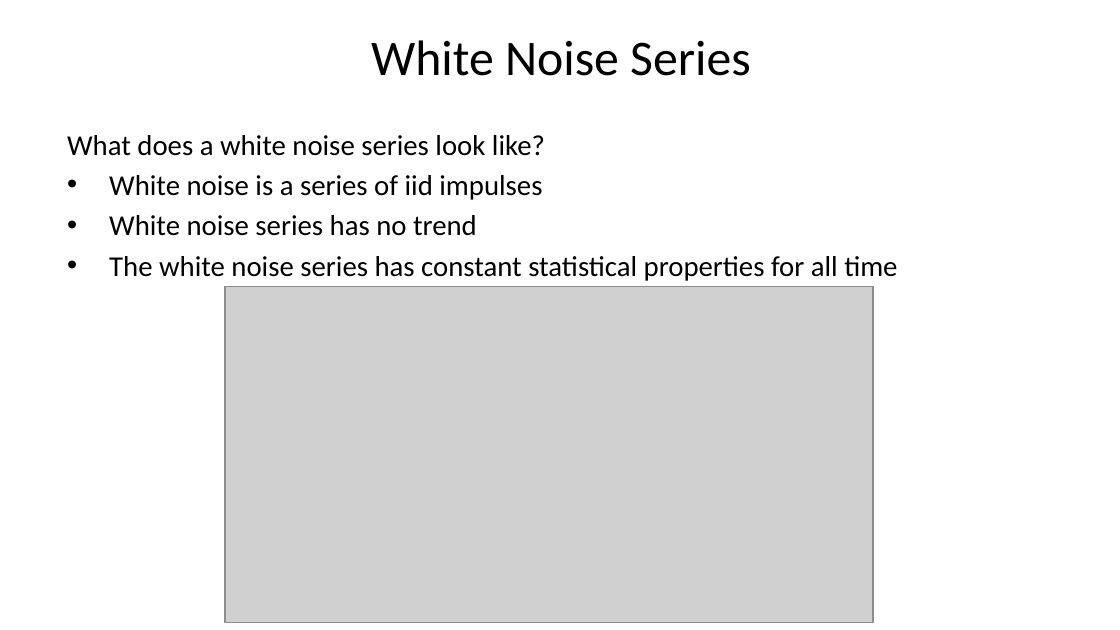
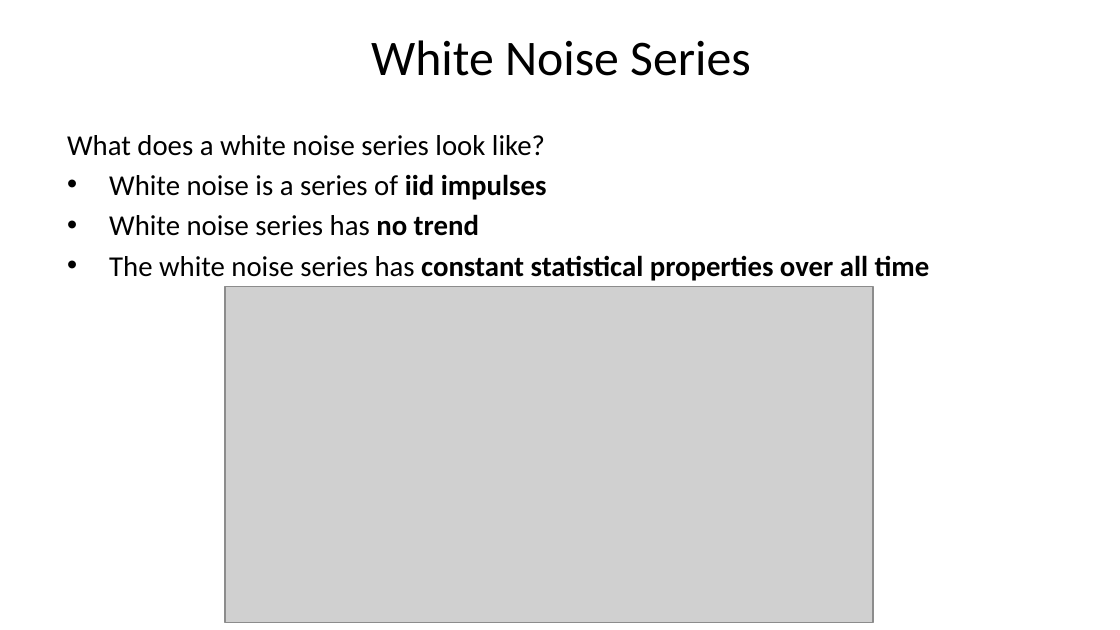
Before and after one commit to StephenElston/CSCI-E-83, a slide deck: slide 16 of LectureSlides/11_PropertiesOfTimeSeries.pptx (slide 15 before the commit). Drawn at 1120x630 pixels with LibreOffice and Linux fonts; fonts in the diff are those of the drawing; grey boxes stand for pictures. Boxes give left, top, right and bottom in pixels: in the first picture for what was removed or moved away, otherwise in the second. Text is boxed around its words. In the diff, an @@ line names an element or a change of style, - is before the commit and + after.

```diff
--- a/LectureSlides/11_PropertiesOfTimeSeries.pptx
+++ b/LectureSlides/11_PropertiesOfTimeSeries.pptx
@@ text at <box>109,174,547,236</box>: bold on in "iid impulses", "no trend" @@
@@ text at <box>109,255,930,281</box>: text changed; bold on @@
-• The white noise series has constant statistical properties for all time
+• The white noise series has constant statistical properties over all time
```
Also in this commit, not shown: 21 other slides changed, 9 slides added, 1 slide removed.
